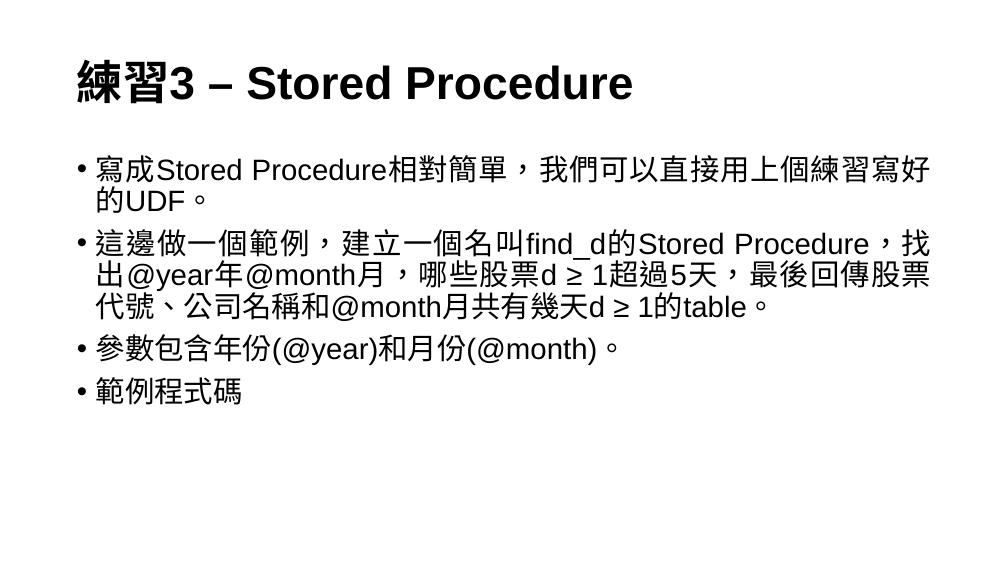
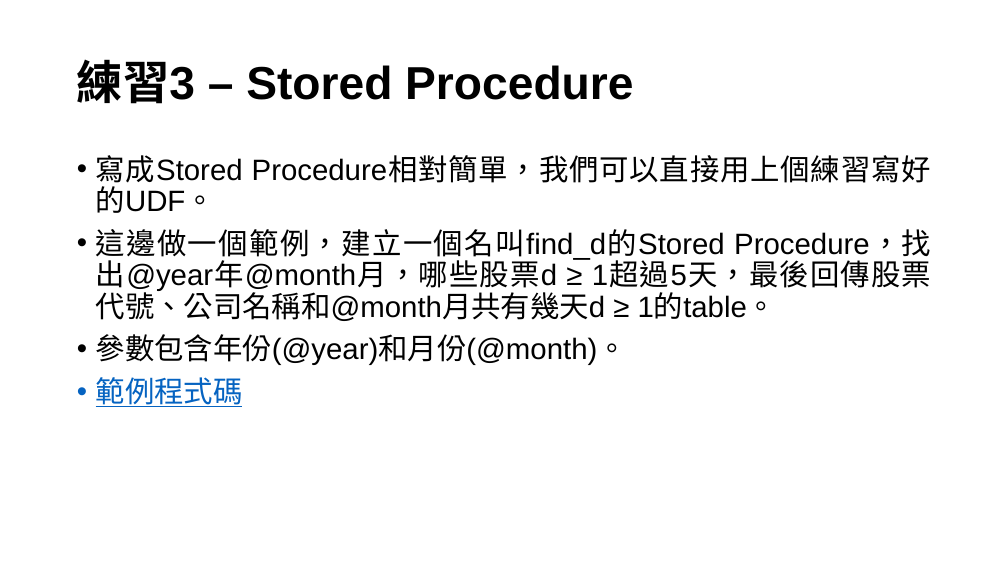
Before and after one commit to zy881217t/Week3_Example, a slide deck: slide 8 of Week3_Example.pptx. Drawn at 1008x567 pixels with LibreOffice and Linux fonts; fonts in the diff are those of the drawing. Boxes give left, top, right and bottom in pixels: in the first picture for what was removed or moved away, otherwise in the second. Text is boxed around its words. In the diff, an @@ line names an element or a change of style, - is before the commit and + after.

```diff
--- a/Week3_Example.pptx
+++ b/Week3_Example.pptx
@@ text at box(96, 377, 243, 407): text colour #000000 to #0563C1, underline on in "範例程式碼" @@
```
Also in this commit, not shown: 2 other slides changed.
